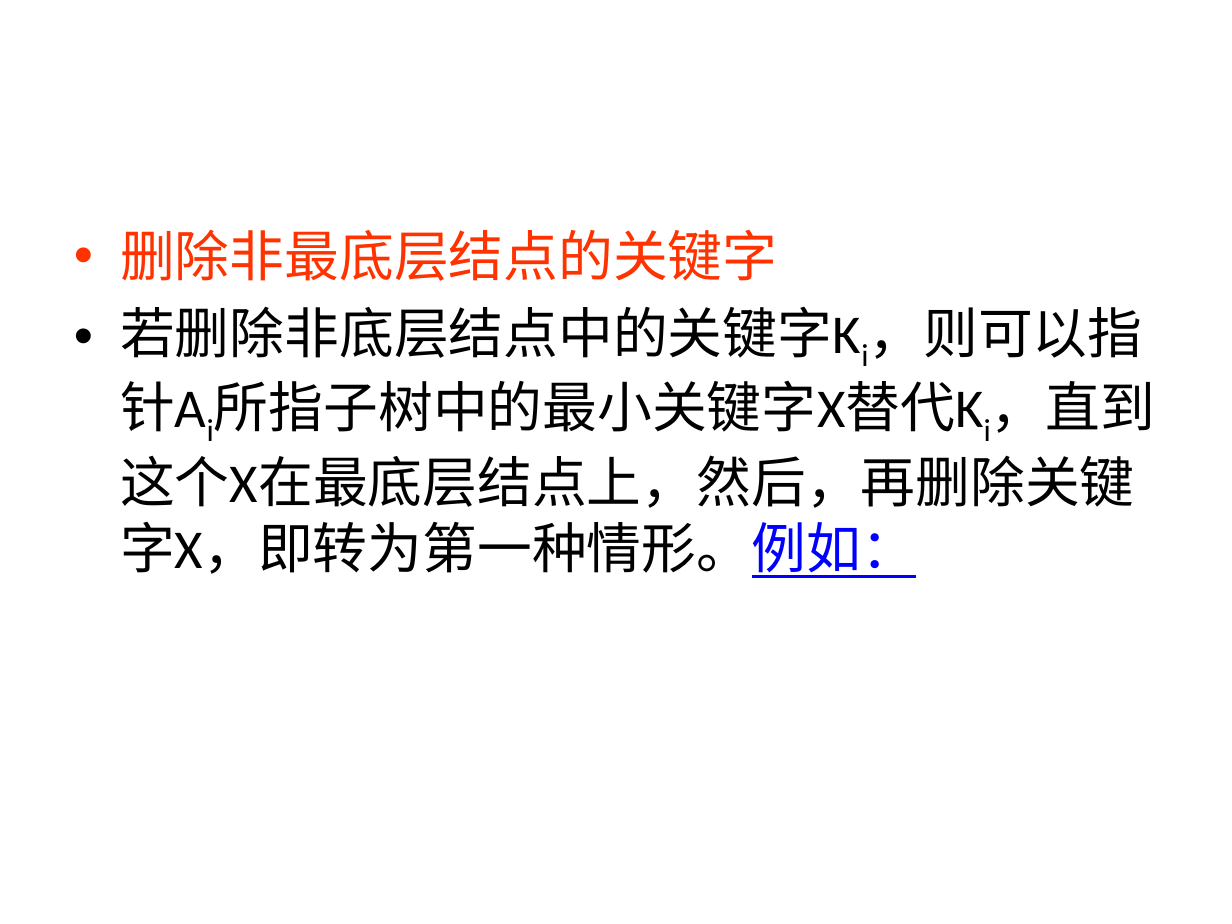
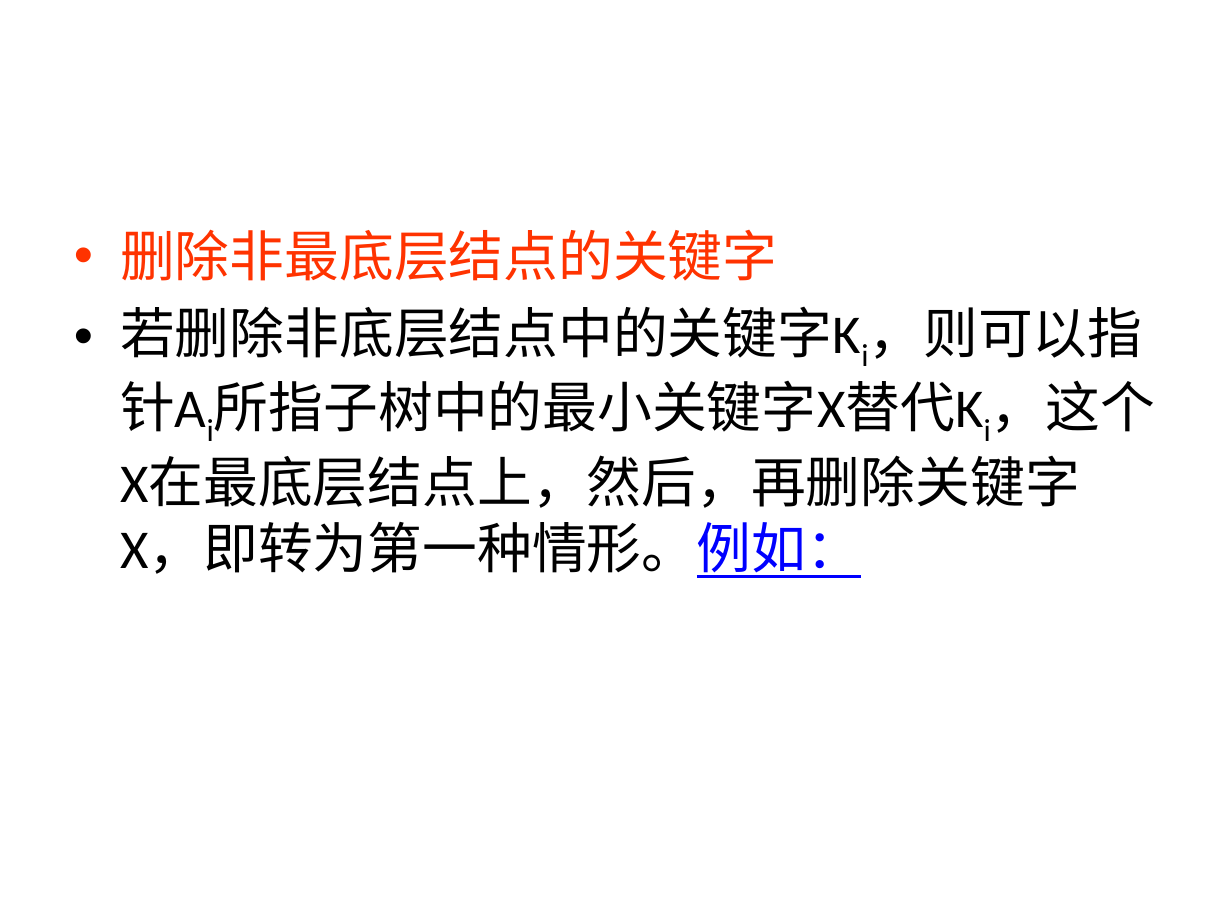
Before and after one commit to Gempittance/Data_Structur_Build, a slide deck: slide 59 of 数据结构PPT/ds9.pptx. Drawn at 1232x924 pixels with LibreOffice and Linux fonts; fonts in the diff are those of the drawing. Boxes give left, top, right and bottom in pixels: in the first picture for what was removed or moved away, otherwise in the second. Text is boxed around its words. In the diff, an @@ line names an element or a change of style, - is before the commit and + after.

```diff
--- a/数据结构PPT/ds9.pptx
+++ b/数据结构PPT/ds9.pptx
@@ text at (120, 306, 1155, 578): text changed @@
-• 若删除非底层结点中的关键字Ki，则可以指针Ai所指子树中的最小关键字X替代Ki，直到这个X在最底层结点上，然后，再删除关键字X，即转为第一种情形。例如：
+• 若删除非底层结点中的关键字Ki，则可以指针Ai所指子树中的最小关键字X替代Ki，这个X在最底层结点上，然后，再删除关键字X，即转为第一种情形。例如：
```
Also in this commit, not shown: 19 other slides changed, 5 slides added.
